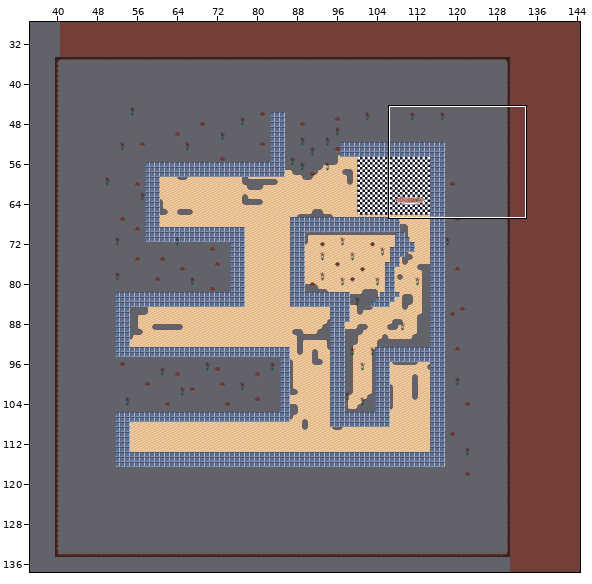
Tiled map -- core/assets/LevelOne.tmx. Above, an overview of the earlier version with the close-up marked.
Close-up. Before the edit:
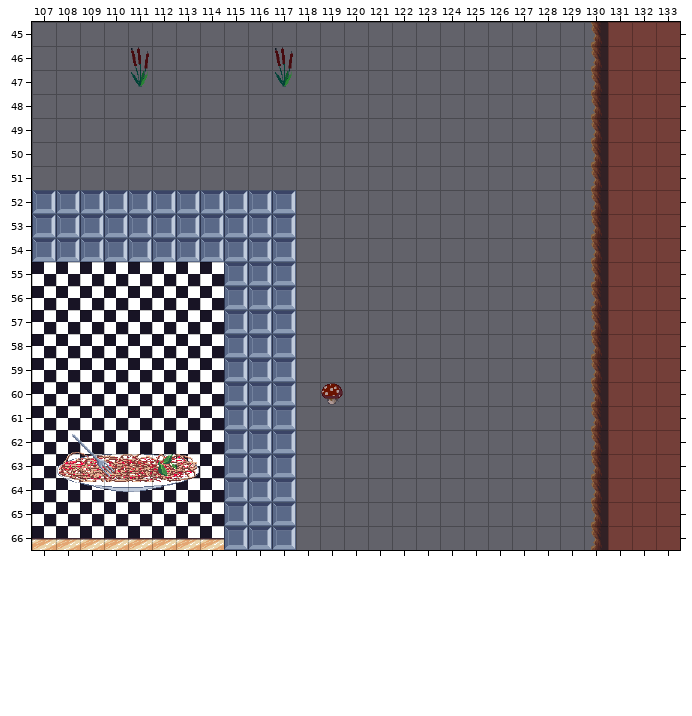
Cells are 32x32 px. Shown: x 107..133, y 45..66. The commit also changed other parts of the map, which this record leaves out. The old version is drawn lined up with the new one.
The result:
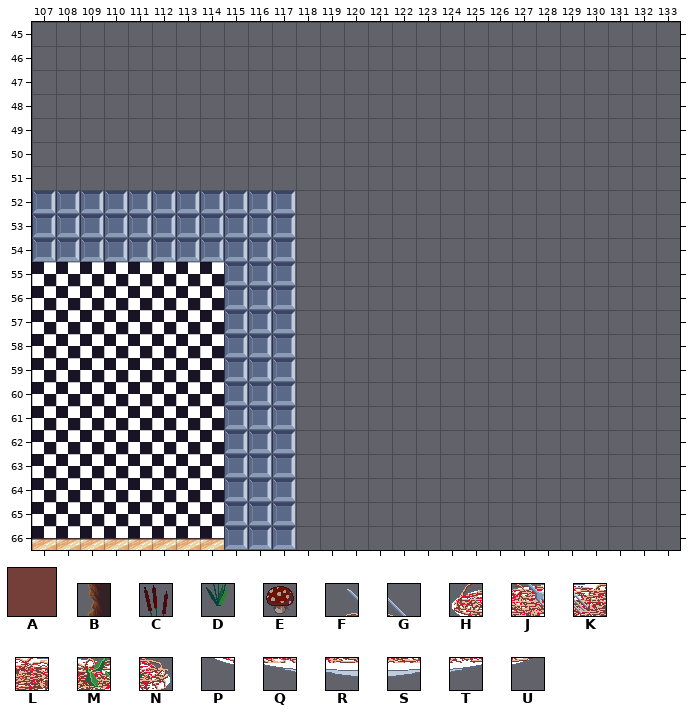
Key: from "edges": A 0; from "leveltilemap1": B 300, C 954, D 986, E 1018; from "spaghetti": F 18, G 19, H 24, J 25, K 26, L 27, M 28, N 29, P 30, Q 31, R 32, S 33, T 34, U 35.
_ is an empty cell.
Tiles replaced or removed in this view: A, B, C, D, E, F, G, H, J, K, L, M, N, P, Q, R, S, T, U.
From old to new:
Changed rows in their new state; . is an unchanged cell.
map size 200x200 -> 175x175 cells (old content now starts at -10,-15; both pictures use the new coordinates)
Layer "Base":
first column x 131:
66 _
Layer "aboveBase":
first column x 108:
45 ......................_
46 ..._....._............_
47 ..._....._............_
48 ......................_
49 ......................_
50 ......................_
51 ......................_
52 ......................_
53 ......................_
54 ......................_
55 ......................_
56 ......................_
57 ......................_
58 ......................_
59 ......................_
60 ..........._.........._
61 ......................_
62 __...................._
63 ______................_
64 ______................_
65 ......................_
66 ......................_
Changed places in both close-ups, as pixel boxes (x1, y1, x2, y2):
removed: (591, 22, 680, 550)
removed: (131, 47, 149, 87)
removed: (275, 47, 293, 87)
removed: (321, 383, 343, 405)
removed: (57, 434, 199, 492)
